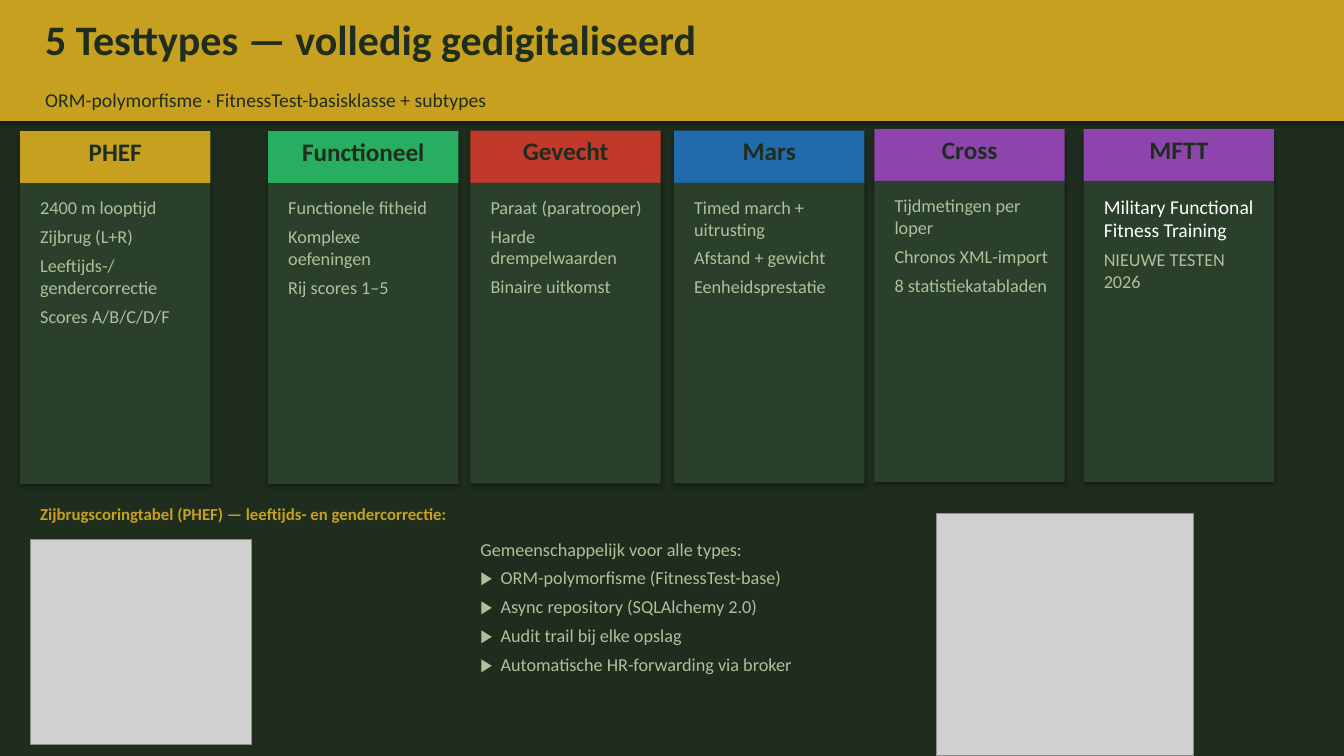
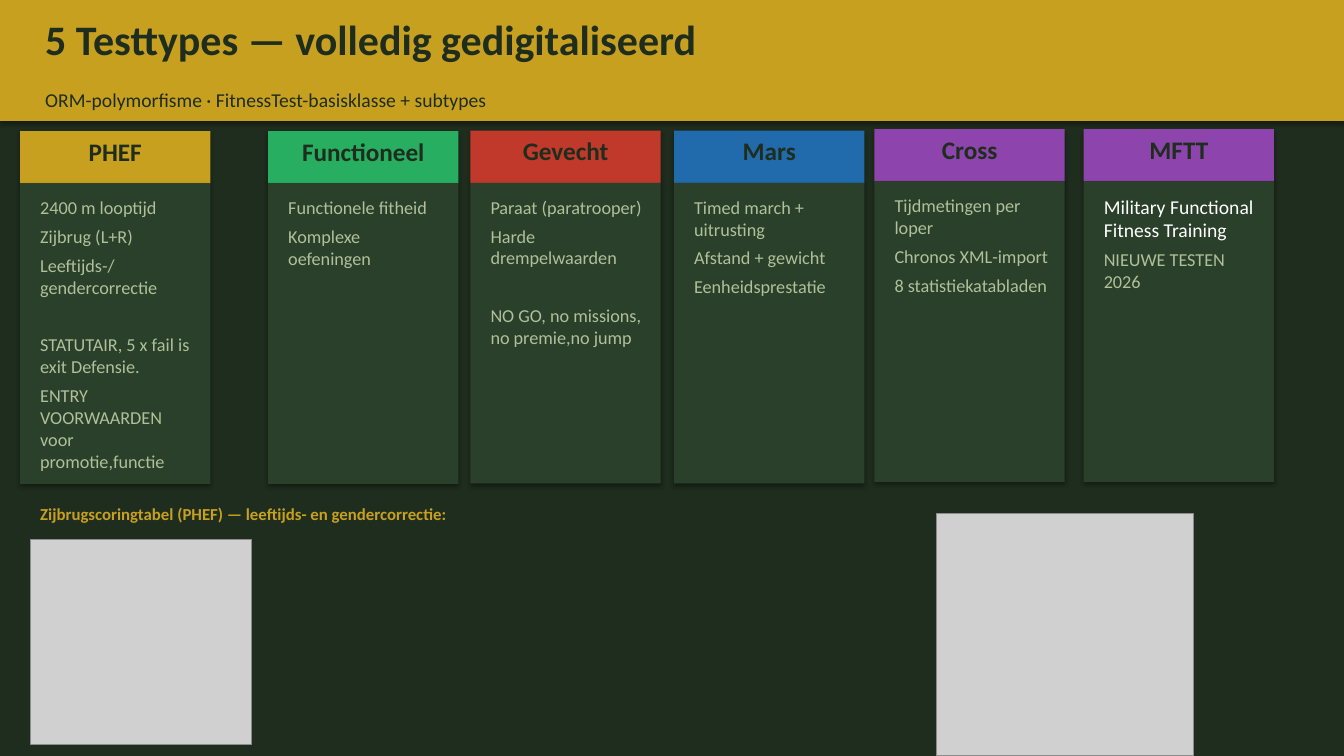
Before and after one commit to BenoitGoethals/WarriorFit, a slide deck: slide 4 of documentation/WarriorFit_Presentatie_10min_NL.pptx (slide 3 before the commit). Drawn at 1344x756 pixels with LibreOffice and Linux fonts; fonts in the diff are those of the drawing; grey boxes stand for pictures. Boxes give left, top, right and bottom in pixels: in the first picture for what was removed or moved away, otherwise in the second. Text is boxed around its words. In the diff, an @@ line names an element or a change of style, - is before the commit and + after.

```diff
--- a/documentation/WarriorFit_Presentatie_10min_NL.pptx
+++ b/documentation/WarriorFit_Presentatie_10min_NL.pptx
@@ text at (288, 281, 388, 297): paragraph removed @@
-Rij scores 1–5
@@ text at (491, 309, 641, 347): text changed @@
-Binaire uitkomst
+NO GO, no missions, no premie,no jump
@@ text at (40, 338, 189, 471): text changed @@
-Scores A/B/C/D/F
+STATUTAIR, 5 x fail is exit Defensie.
+ENTRY VOORWAARDEN voor promotie,functie
@@ text removed at (480, 543, 791, 674) @@
-Gemeenschappelijk voor alle types:
-▶ ORM-polymorfisme (FitnessTest-base)
-▶ Async repository (SQLAlchemy 2.0)
-▶ Audit trail bij elke opslag
-▶ Automatische HR-forwarding via broker
```
Also in this commit, not shown: 2 other slides changed.
